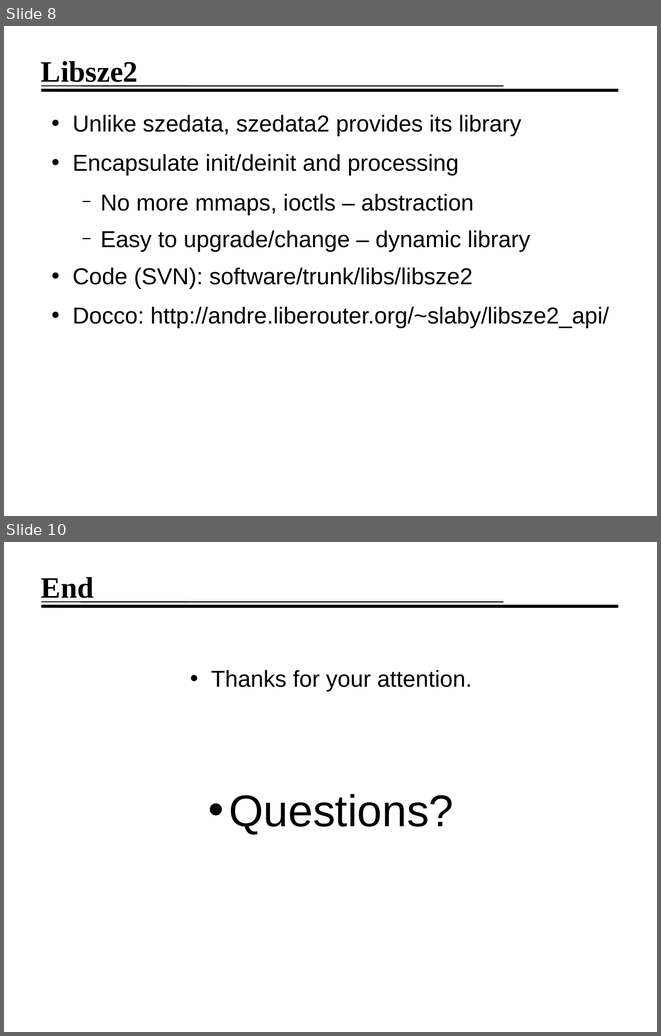
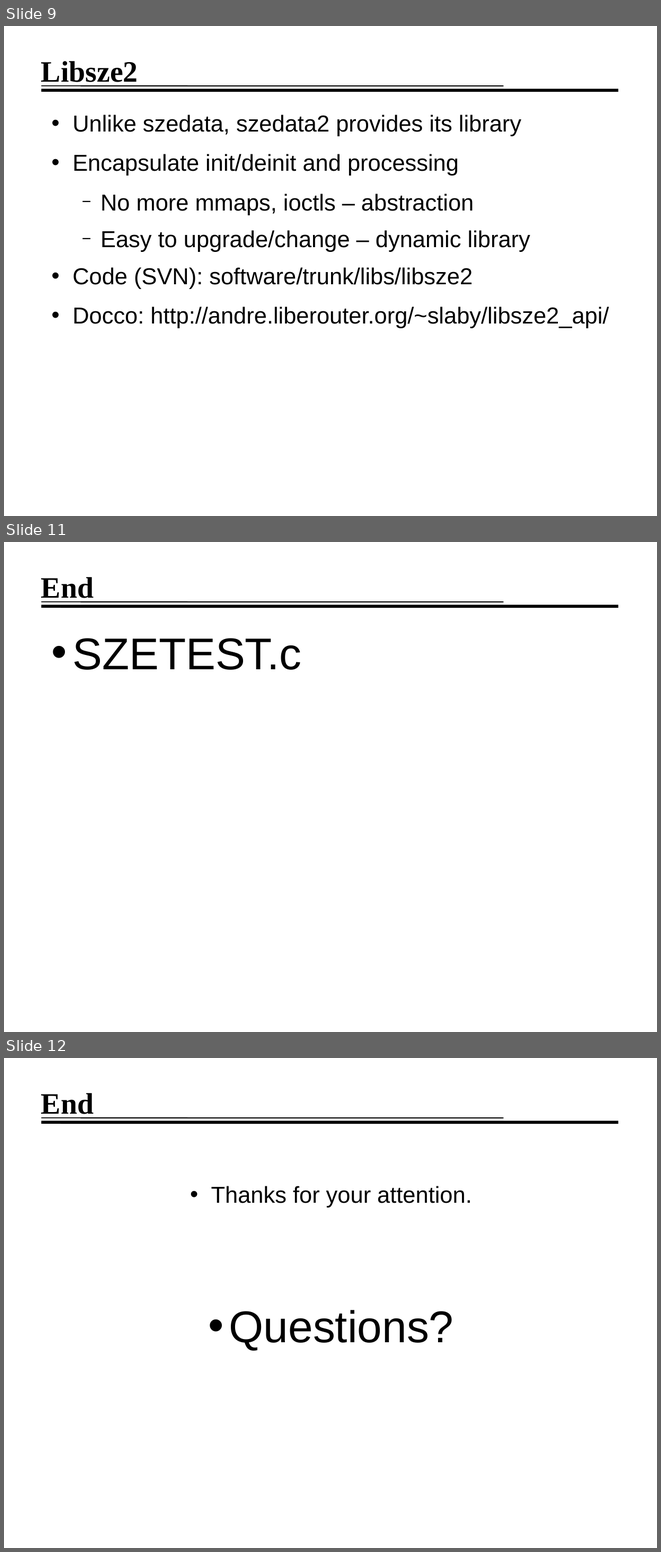
Before and after one commit to jirislaby/writings, a slide deck: presentation/seminar.odp. Shown one above the other, each under a label of ours: slides 8 and 10 before the commit, slides 9, 11 and 12 after it; the slides between them are not shown. The pictures are 661x1036 and 661x1552 pixels, drawn with LibreOffice and Linux fonts; fonts in the diff are those of the drawing; background and template pictures are left out. Boxes give left, top, right and bottom in pixels: in the first picture for what was removed or moved away, otherwise in the second. Text is boxed around its words. In the diff, an @@ line names an element or a change of style, - is before the commit and + after.

```diff
--- a/presentation/seminar.odp
+++ b/presentation/seminar.odp
@@ slide 11 added at box(4, 542, 657, 1032), background #FFFFFF; not listed: 2 template elements that a slide beside it also shows @@
@@ title added at box(41, 577, 94, 602), 36 pt, text #000000, bold @@
+End
@@ text added at box(72, 638, 302, 670), 54 pt, text #000000 @@
+• SZETEST.c
@@ what was slide 8 is now slide 9 @@
@@ what was slide 10 is now slide 12 @@
```
Also in this commit, not shown: 1 slide changed, 1 other slide added, 1 other file.
